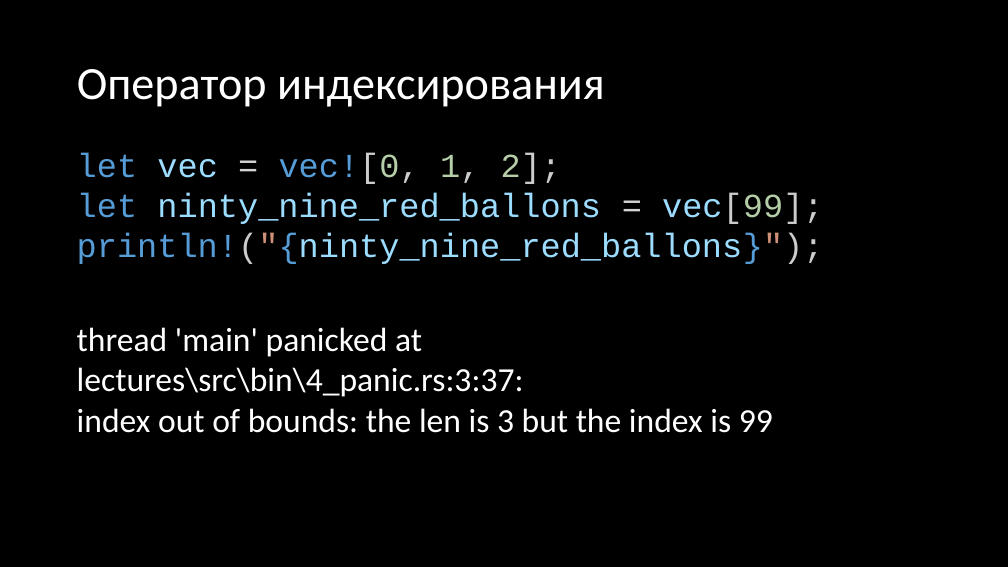
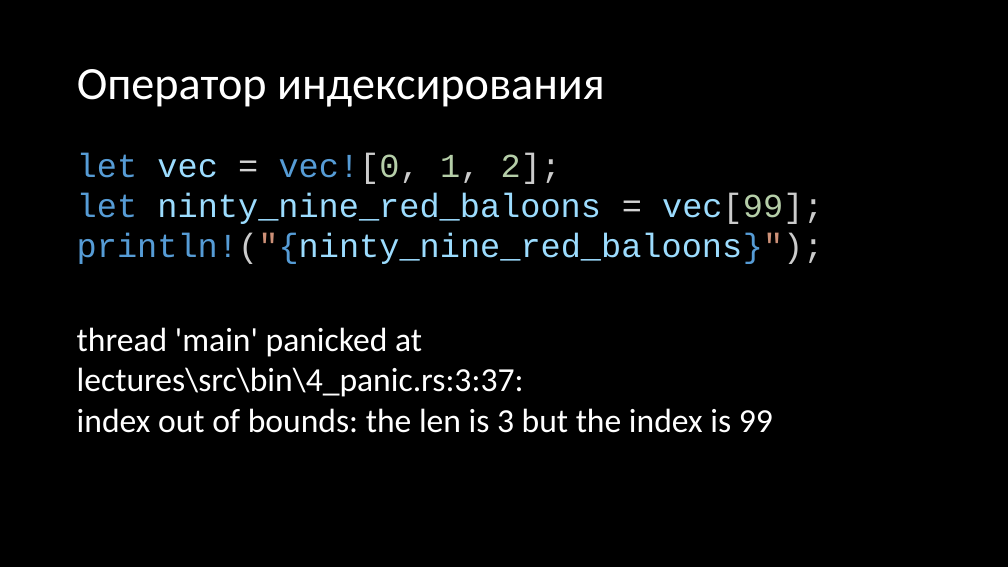
Before and after one commit to Gordon01/learn-rust, a slide deck: slide 72 of keynotes/Rust 2024.pptx (slide 64 before the commit). Drawn at 1008x567 pixels with LibreOffice and Linux fonts; fonts in the diff are those of the drawing. Boxes give left, top, right and bottom in pixels: in the first picture for what was removed or moved away, otherwise in the second. Text is boxed around its words. In the diff, an @@ line names an element or a change of style, - is before the commit and + after.

```diff
--- a/keynotes/Rust 2024.pptx
+++ b/keynotes/Rust 2024.pptx
@@ text at (x1=77, y1=192, x2=824, y2=264): text changed @@
-let ninty_nine_red_ballons = vec[99];
-println!("{ninty_nine_red_ballons}");
+let ninty_nine_red_baloons = vec[99];
+println!("{ninty_nine_red_baloons}");
```
Also in this commit, not shown: 5 other slides changed, 9 slides added, 1 slide removed.
